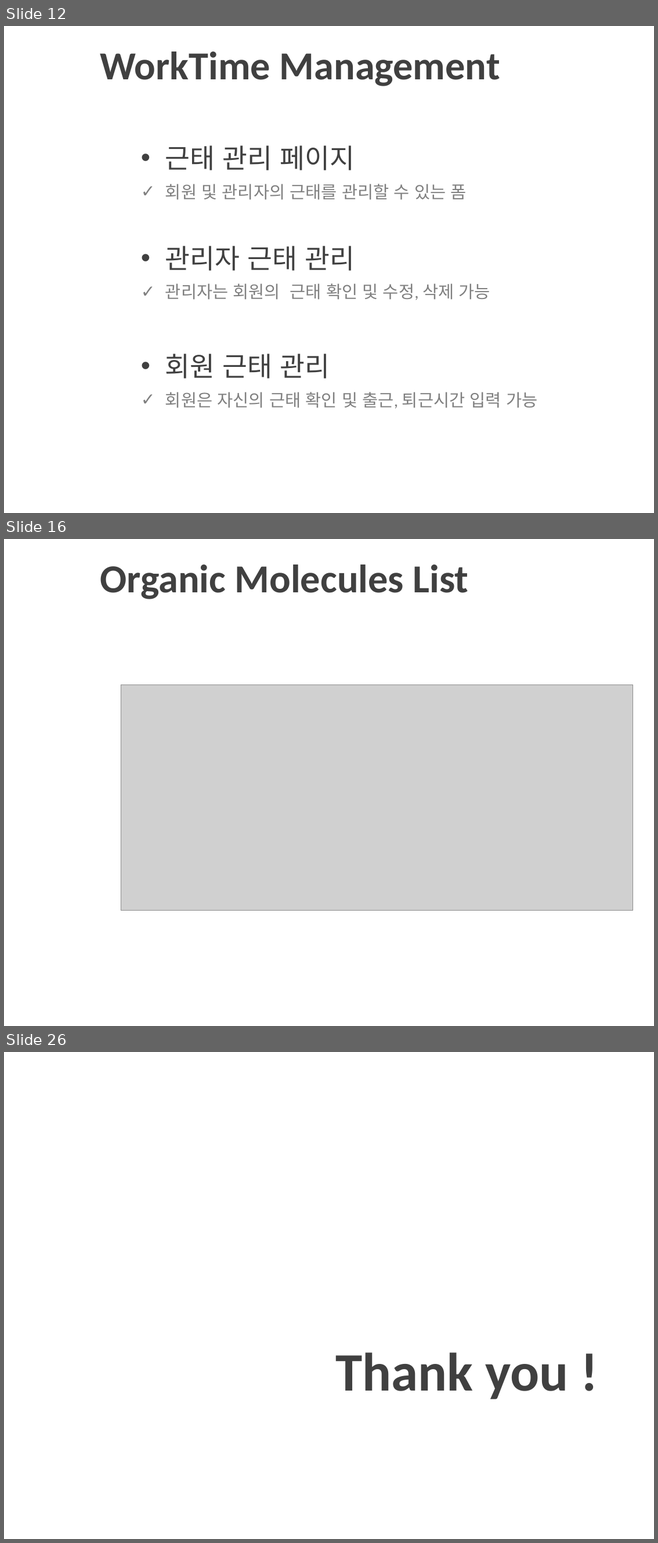
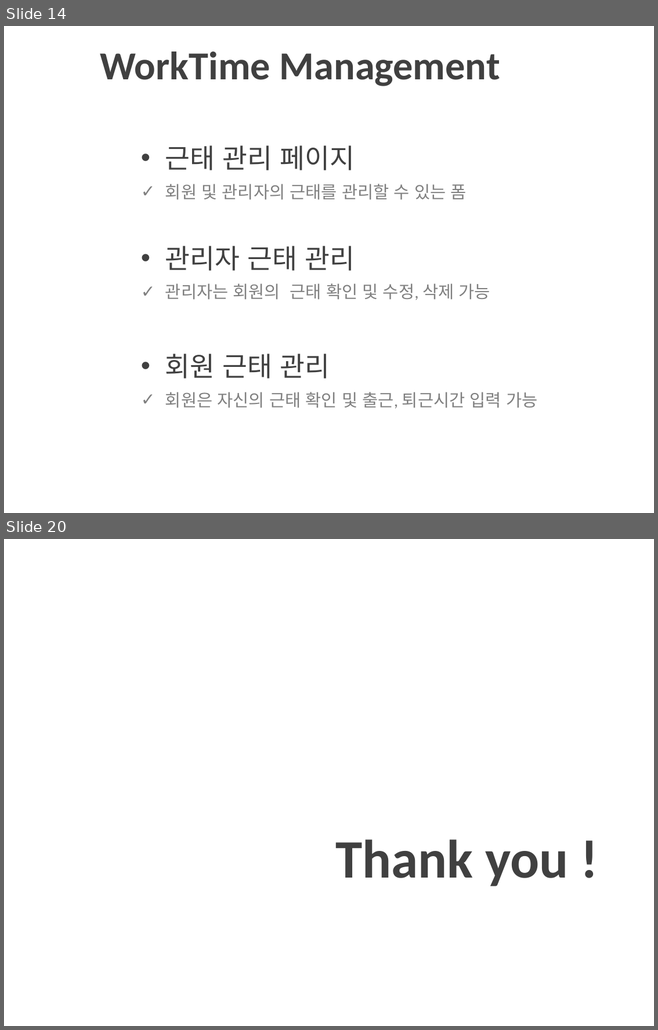
Before and after one commit to itbanked/H_Project, a slide deck: Info/AprilProject_PPT.pptx. Shown one above the other, each under a label of ours: slides 12, 16 and 26 before the commit, slides 14 and 20 after it; the slides between them are not shown. The pictures are 658x1543 and 658x1030 pixels, drawn with LibreOffice and Linux fonts; fonts in the diff are those of the drawing; grey boxes stand for pictures; background and template pictures are left out. Boxes give left, top, right and bottom in pixels: in the first picture for what was removed or moved away, otherwise in the second. Text is boxed around its words. In the diff, an @@ line names an element or a change of style, - is before the commit and + after.

```diff
--- a/Info/AprilProject_PPT.pptx
+++ b/Info/AprilProject_PPT.pptx
@@ slide 16 removed at (x1=4, y1=539, x2=654, y2=1026), background picture (left out) @@
@@ text removed at (x1=100, y1=565, x2=469, y2=599) @@
-Organic Molecules List
@@ picture removed at (x1=121, y1=685, x2=633, y2=911) @@
@@ what was slide 12 is now slide 14 @@
@@ what was slide 26 is now slide 20 @@
```
Also in this commit, not shown: 7 slides changed, 6 slides added, 11 other slides removed, 2 other files.
